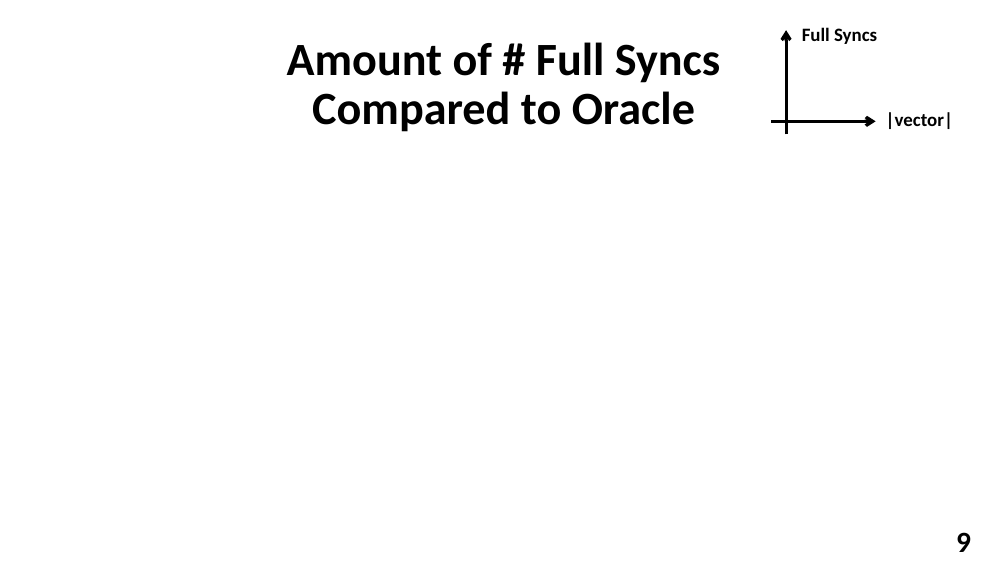
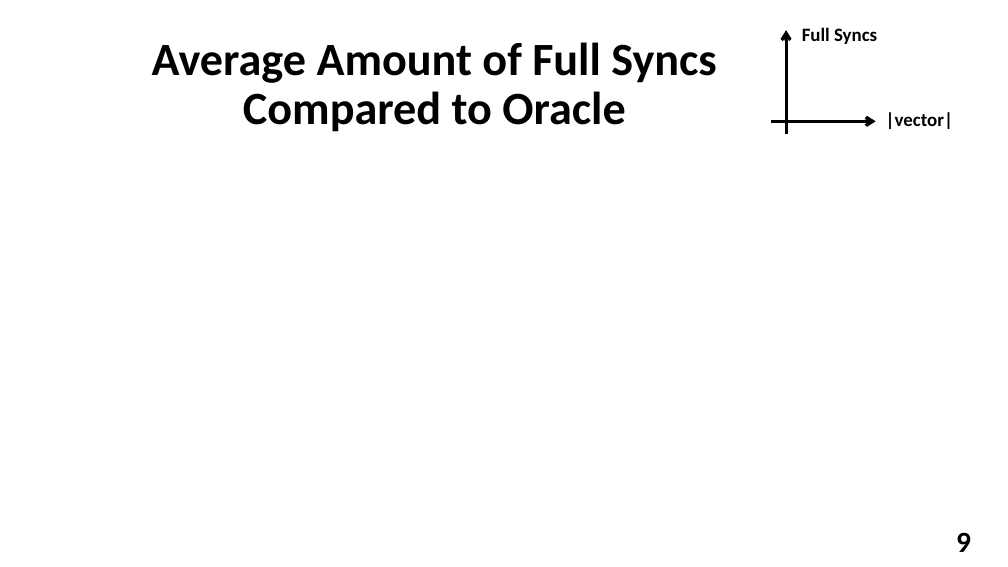
Before and after one commit to YuvalAlf/Distributed-Monitoring, a slide deck: slide 9 of Distributed Monitoring Results Nov 2018.pptx. Drawn at 1008x567 pixels with LibreOffice and Linux fonts; fonts in the diff are those of the drawing; background and template pictures are left out. Boxes give left, top, right and bottom in pixels: in the first picture for what was removed or moved away, otherwise in the second. Text is boxed around its words. In the diff, an @@ line names an element or a change of style, - is before the commit and + after.

```diff
--- a/Distributed Monitoring Results Nov 2018.pptx
+++ b/Distributed Monitoring Results Nov 2018.pptx
@@ title at box(152, 42, 717, 132): text changed @@
-Amount of # Full Syncs
-Compared to Oracle
+Average Amount of Full Syncs
+Compared to Oracle
```
Also in this commit, not shown: 2 other slides changed, 4 slides added.
